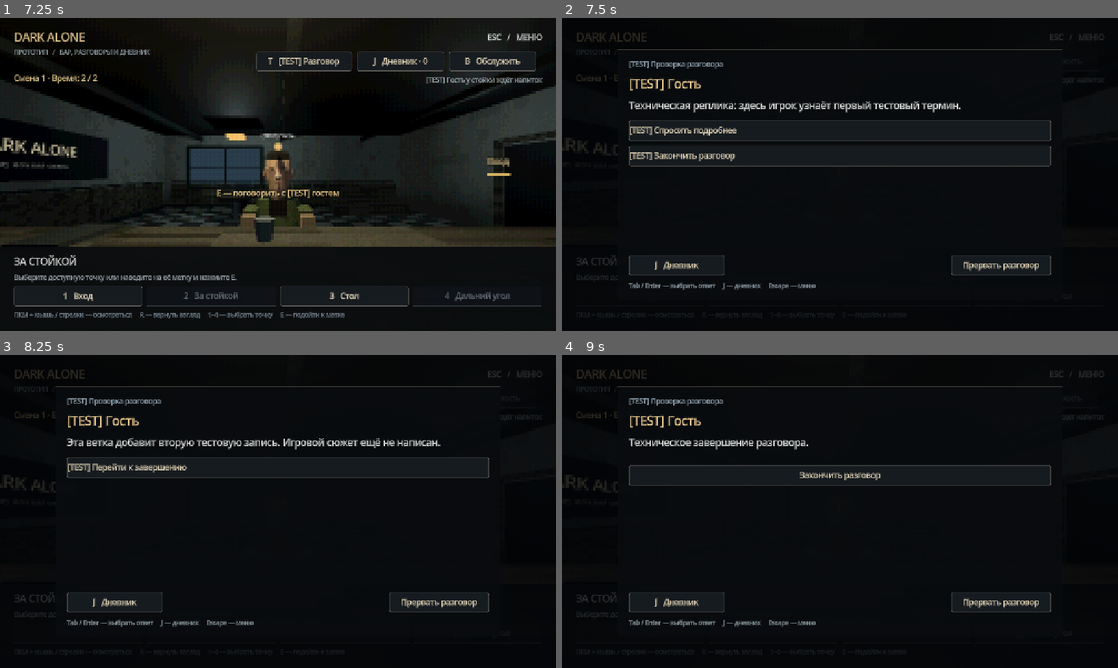
Above: before the commit, frames 1-4 (two rows, left to right).
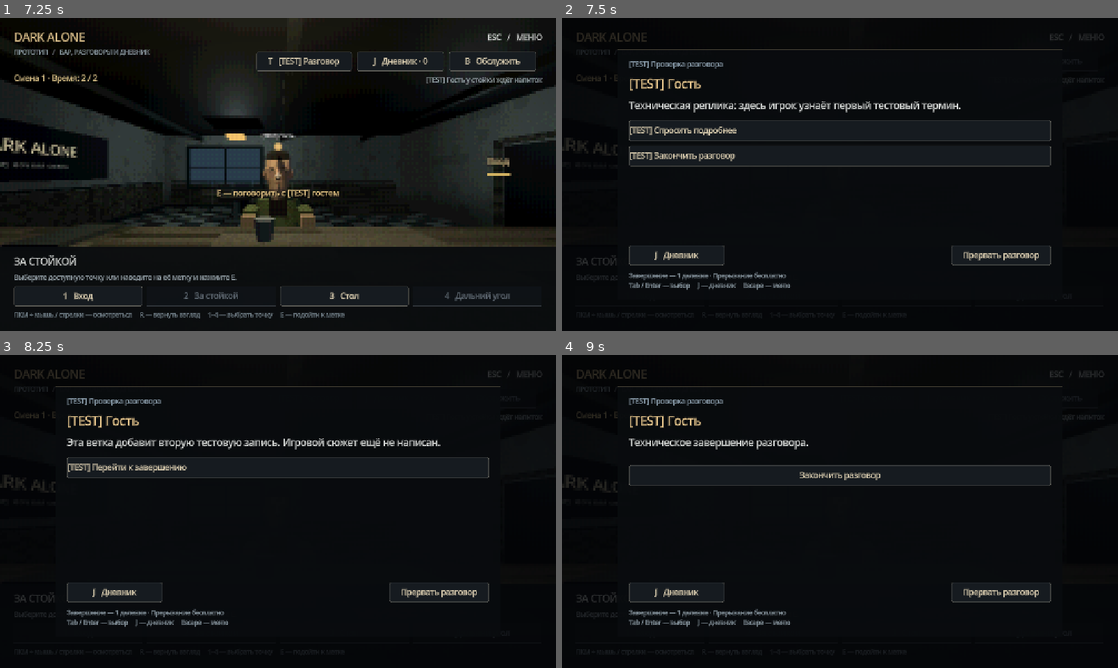
Above: after the commit, the same moments.

Repository: ZetMGC/Dark-Alone
Game: Godot game, scene res://scenes/main/main.tscn
Same seed, same stepped clock (60 frames per second), same inputs: the game is played once before the commit and once after it.
Inputs (mouse positions are in pixels of both pictures, inside the frame that each line leads up to):
- Up to frame 1 (7.25 s): click "2 За стойкой" at 0.5 s; click "1 Вход" at 1.25 s; click "4 Дальний угол" at 2 s; click "3 Стол" at 2.75 s; click "J Дневник · 0" at 3.5 s; click (122, 96) at 4.27 s; type "12" at 4.35 s; click "Все" at 5 s; click "Вернуться в бар" at 5.75 s; click "2 За стойкой" at 6.5 s
- Up to frame 2 (7.5 s): click "T [TEST] Разговор" at 7.25 s
- Up to frame 3 (8.25 s): click "[TEST] Спросить подробнее" at 8 s
- Up to frame 4 (9 s): click "[TEST] Перейти к завершению" at 8.75 s

Frame 1 is identical in both runs. In frame 2, 1.4% of the frame differs, in the area x 12-88%, y 72-87%; in frame 3, 1.4%; in frame 4, 1.4%.

Commit message:
fix(DA-045): polish action hints and service focus

Diff:
--- a/scenes/ui/dialogue_panel.tscn
+++ b/scenes/ui/dialogue_panel.tscn
@@ -89,6 +89,7 @@
 layout_mode = 2
 custom_minimum_size = Vector2(0, 48)
 text = "Закончить разговор"
+tooltip_text = "Завершить разговор и потратить 1 деление времени."
 
 [node name="Footer" type="HBoxContainer" parent="Screen/Card/Margin/Content"]
 layout_mode = 2
@@ -110,10 +111,11 @@
 layout_mode = 2
 custom_minimum_size = Vector2(230, 46)
 text = "Прервать разговор"
+tooltip_text = "Вернуться в бар без расхода времени. Изученные термины останутся в дневнике."
 
 [node name="Help" type="Label" parent="Screen/Card/Margin/Content"]
 layout_mode = 2
 autowrap_mode = 3
 theme_override_font_sizes/font_size = 14
 theme_override_colors/font_color = Color(0.6, 0.66, 0.7, 1)
-text = "Tab / Enter — выбрать ответ     J — дневник     Escape — меню"
+text = "Завершение — 1 деление · Прерывание бесплатно\nTab / Enter — выбор     J — дневник     Escape — меню"
--- a/scenes/ui/service_panel.tscn
+++ b/scenes/ui/service_panel.tscn
@@ -54,7 +54,7 @@
 
 [node name="Order" type="Label" parent="Screen/Card/Margin/Content"]
 layout_mode = 2
-text = "[TEST] Гость ждёт напиток. Что подать?"
+text = "[TEST] Гость ждёт напиток. Подача — 1 деление времени. Отмена бесплатна."
 autowrap_mode = 3
 
 [node name="Scroll" type="ScrollContainer" parent="Screen/Card/Margin/Content"]
--- a/scripts/main/main.gd
+++ b/scripts/main/main.gd
@@ -86,6 +86,9 @@
 
 
 func _input(event: InputEvent) -> void:
+	# Горячие клавиши выполняют одно действие на нажатие, без автоповтора.
+	if event.is_echo():
+		return
 	# Поиск дневника получает буквы J/T/B, не игровые горячие клавиши.
 	if get_viewport().gui_get_focus_owner() is LineEdit and not event.is_action_pressed("toggle_menu"):
 		return
--- a/scripts/ui/navigation_hud.gd
+++ b/scripts/ui/navigation_hud.gd
@@ -84,7 +84,7 @@
 
 func update_narrative(talk_available: bool, journal_available: bool, count: int, unread: int = 0) -> void:
 	%Talk.disabled = not talk_available
-	%Talk.tooltip_text = "Подойдите к стойке, чтобы начать тестовый разговор." if not talk_available else "Начать тестовый разговор"
+	%Talk.tooltip_text = "Подойдите к стойке, чтобы начать тестовый разговор." if not talk_available else "Начать [TEST] разговор. Завершение стоит 1 деление; прерывание бесплатно."
 	%Journal.disabled = not journal_available
 	%Journal.text = "J   Дневник · %d" % count
 	if unread > 0:
@@ -93,7 +93,12 @@
 
 func update_service(available: bool, served: bool, drink_title: String) -> void:
 	%Service.disabled = not available
-	%Service.tooltip_text = "Гость уже обслужен." if served else "Подойдите к стойке, чтобы выбрать напиток."
+	if served:
+		%Service.tooltip_text = "Гость уже получил: " + drink_title
+	elif available:
+		%Service.tooltip_text = "Выбрать напиток. Подача стоит 1 деление; отмена бесплатна."
+	else:
+		%Service.tooltip_text = "Подойдите к стойке, чтобы выбрать напиток."
 	%ServiceStatus.text = "Подано: " + drink_title if served else "[TEST] Гость у стойки ждёт напиток"
 
 
--- a/scripts/ui/service_panel.gd
+++ b/scripts/ui/service_panel.gd
@@ -4,6 +4,8 @@
 signal drink_requested(drink_id: StringName)
 signal close_requested
 signal menu_requested
+
+var _focus_target: Control
 
 @onready var screen: Control = $Screen
 
@@ -14,6 +16,7 @@
 
 
 func render(service: GuestService) -> void:
+	_focus_target = %Scroll
 	for child in %Options.get_children():
 		%Options.remove_child(child)
 		child.queue_free()
@@ -33,6 +36,10 @@
 
 
 func set_open(value: bool) -> void:
+	if not value and screen.visible:
+		var focused := screen.get_viewport().gui_get_focus_owner()
+		if focused != null and screen.is_ancestor_of(focused):
+			_focus_target = focused
 	screen.visible = value
 	if value:
 		_focus_content.call_deferred()
@@ -40,4 +47,7 @@
 
 func _focus_content() -> void:
 	if is_inside_tree() and screen.is_visible_in_tree():
-		%Scroll.grab_focus()
+		if is_instance_valid(_focus_target) and _focus_target.is_visible_in_tree():
+			_focus_target.grab_focus()
+		else:
+			%Scroll.grab_focus()
--- a/tests/guest_service_test.gd
+++ b/tests/guest_service_test.gd
@@ -78,11 +78,12 @@
 		_expect(service.get_served_drink().title != "MUTATED", "Served snapshot is a copy")
 
 
-func _key(key: Key) -> void:
+func _key(key: Key, echo: bool = false) -> void:
 	var event := InputEventKey.new()
 	event.physical_keycode = key
 	event.keycode = key
 	event.pressed = true
+	event.echo = echo
 	Input.parse_input_event(event)
 	var release := InputEventKey.new()
 	release.physical_keycode = key
@@ -108,17 +109,32 @@
 	var panel := main.get_node("ServicePanel") as ServicePanel
 	var guest := main.get_node("DialogueTrigger") as ServiceGuest
 	var hud := main.get_node("NavigationHUD") as NavigationHUD
-	rig.fade_seconds = 0.02
-	rig.black_hold_seconds = 0.02
+	# Оставить окно доставки ввода до конца fade даже при редких кадрах headless.
+	rig.fade_seconds = 0.2
+	rig.black_hold_seconds = 0.2
 	_expect(guest is Interactable3D and not guest.get_node("ServedGlass").visible, "Guest uses common interaction and starts without served glass")
 	_expect(not main.open_service_menu(), "Cannot serve away from counter")
+	_expect(hud.get_node("%Service").tooltip_text.contains("Подойдите"), "Away from counter service hint explains location")
+	_key(KEY_J, true)
+	_key(KEY_ESCAPE, true)
+	await process_frame
+	_expect(session.mode == NarrativeSession.EXPLORATION, "Echo does not open journal or pause")
 	rig.request_move(&"counter")
 	_key(KEY_B)
+	await process_frame
 	_expect(session.mode == NarrativeSession.EXPLORATION, "Service cannot open during fade")
 	await rig.anchor_reached
+	_expect(hud.get_node("%Service").tooltip_text.contains("1 деление"), "Available service hint explains cost")
+	_key(KEY_B, true)
+	_key(KEY_T, true)
+	await process_frame
+	_expect(session.mode == NarrativeSession.EXPLORATION, "Echo does not open service or dialogue")
 	_key(KEY_B)
 	await process_frame
 	_expect(session.mode == NarrativeSession.SERVICE and panel.screen.visible and _buttons(panel).size() == 2, "B opens short menu at counter")
+	_key(KEY_ESCAPE, true)
+	await process_frame
+	_expect(session.mode == NarrativeSession.SERVICE, "Echo Escape does not close service")
 	_expect(not rig.request_move(&"table") and not main.start_test_dialogue() and not session.open_journal(), "Service locks world, dialogue and journal")
 	var look_before := rig.view.rotation
 	rig.apply_look_delta(Vector2.ONE)
@@ -128,6 +144,10 @@
 	_expect(session.mode == NarrativeSession.EXPLORATION and not session.service.served and not guest.get_node("ServedGlass").visible, "Escape cancels menu without serving")
 	hud.service_requested.emit()
 	await process_frame
+	_expect(root.gui_get_focus_owner() == panel.get_node("%Scroll"), "Fresh service opening starts with reading area")
+	_key(KEY_TAB)
+	await process_frame
+	_expect(root.gui_get_focus_owner() == _buttons(panel)[0], "Tab focuses first drink")
 	panel.get_node("%Menu").pressed.emit()
 	await process_frame
 	_expect(session.mode == NarrativeSession.MENU and not panel.screen.visible, "Pause menu overlays service")
@@ -135,19 +155,18 @@
 	_key(KEY_ESCAPE)
 	await process_frame
 	_expect(session.mode == NarrativeSession.SERVICE and panel.screen.visible, "Pause resumes service menu")
+	_expect(root.gui_get_focus_owner() == _buttons(panel)[0], "Pause preserves selected drink focus")
 	_expect(not session.serve_drink(&"missing") and not session.service.served, "Unknown menu ID is a no-op")
 	var events: Array = []
 	session.service_completed.connect(func(id: StringName, guest_id: StringName, drink_id: StringName) -> void: events.append([id, guest_id, drink_id]))
 	var button := _buttons(panel)[0]
 	var stale_command: Callable = button.pressed.get_connections()[0].callable
-	_key(KEY_TAB)
-	await process_frame
-	_expect(root.gui_get_focus_owner() == button, "Tab focuses first drink")
 	_key(KEY_ENTER)
 	await process_frame
 	_expect(session.service.served and session.service.selected_drink_id == &"test_water", "Rendered option serves selected drink")
 	_expect(session.mode == NarrativeSession.EXPLORATION and not panel.screen.visible, "Serving returns to exploration")
 	_expect(guest.get_node("ServedGlass").visible and hud.get_node("%ServiceStatus").text.contains("Вода"), "World glass and status show result")
+	_expect(hud.get_node("%Service").tooltip_text.contains("Вода"), "Served hint names actual drink")
 	_expect(events.size() == 1 and events[0][0] == &"service:test_guest", "Scene emits completion once")
 	stale_command.call()
 	_expect(not main.open_service_menu() and events.size() == 1 and hud.get_node("%Service").disabled, "Served guest rejects repeated and stale actions")
Not shown, changed: docs/BACKLOG.md
Not shown, changed: docs/CONTRACTS.md
Not shown, changed: docs/HANDOFF.md
Not shown, changed: docs/PLAYTEST.md
Not shown, changed: docs/STATUS.md
Not shown, changed: docs/TESTING.md
Not shown, added: docs/tasks/DA-045.md
Not shown, added: docs/worklog/2026-10-26-18-ui-polish.md
Not shown, changed: docs/worklog/README.md
